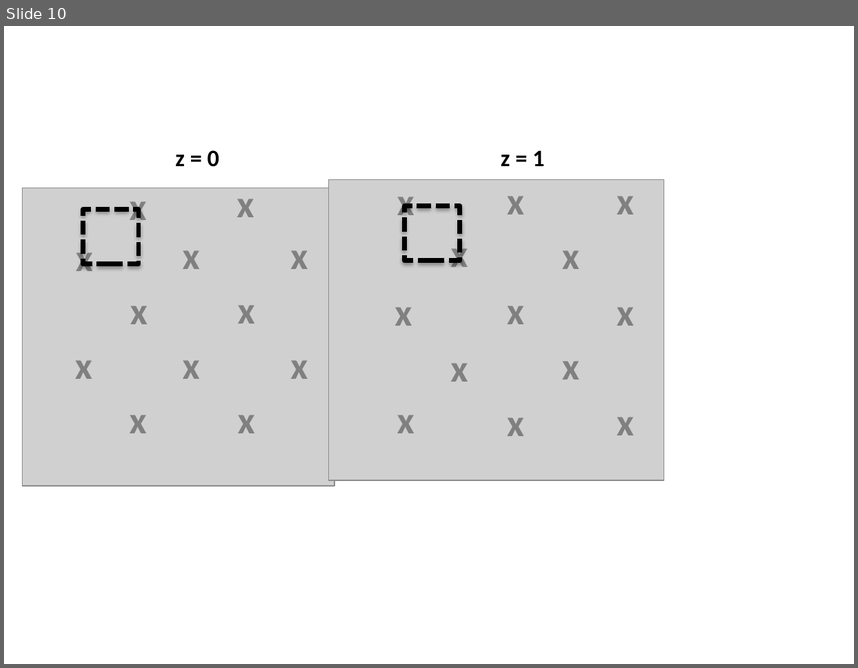
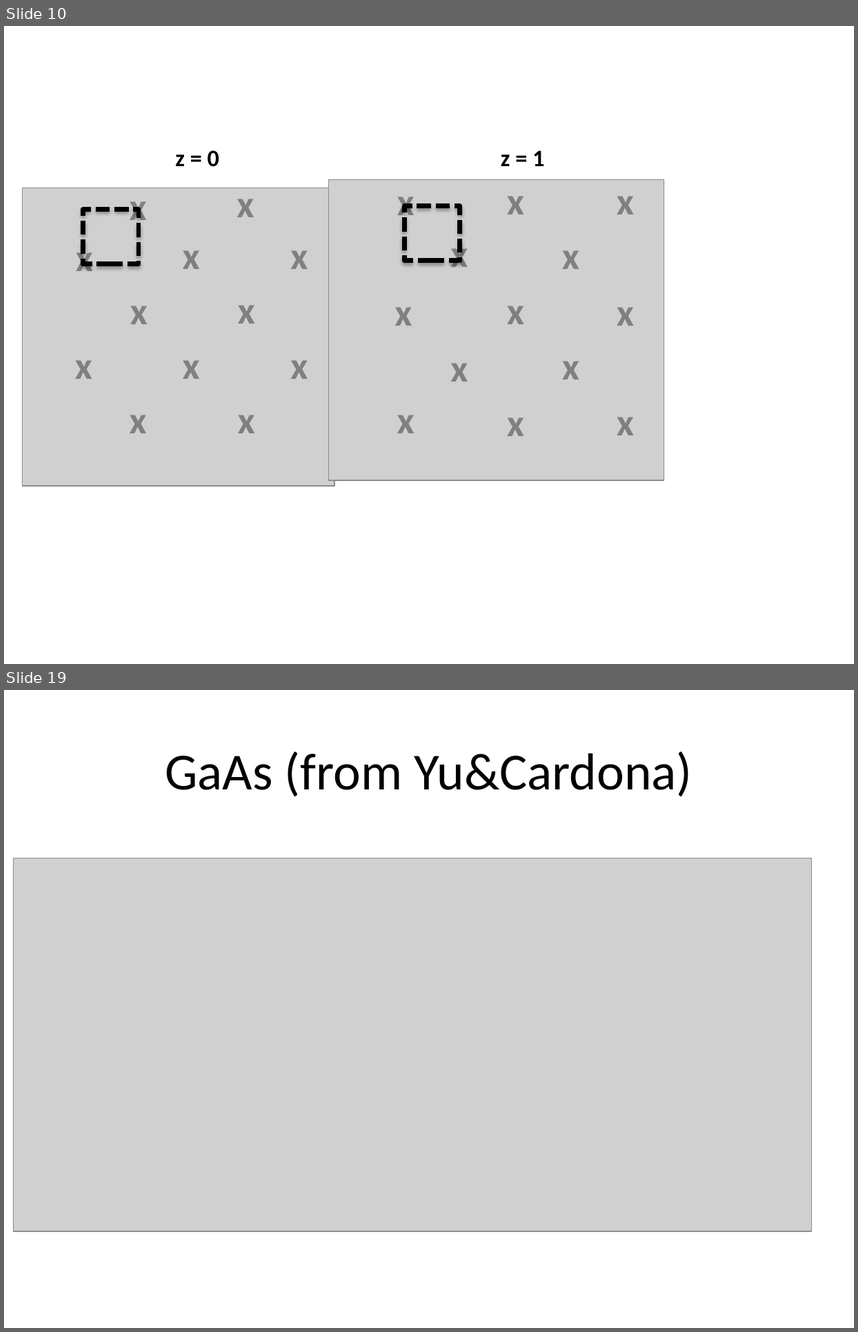
Before and after one commit to skw32/transfer_report, a slide deck: figures.pptx. Shown one above the other, each under a label of ours: slide 10 before the commit, slides 10 and 19 after it; the slides between them are not shown. The pictures are 858x668 and 858x1332 pixels, drawn with LibreOffice and Linux fonts; fonts in the diff are those of the drawing; grey boxes stand for pictures. Boxes give left, top, right and bottom in pixels: in the first picture for what was removed or moved away, otherwise in the second. Text is boxed around its words. In the diff, an @@ line names an element or a change of style, - is before the commit and + after.

```diff
--- a/figures.pptx
+++ b/figures.pptx
@@ slide 19 added at <box>4,690,854,1328</box>, background #FFFFFF @@
@@ title added at <box>165,751,692,797</box>, 44 pt, text #000000 @@
+GaAs (from Yu&Cardona)
@@ picture added at <box>14,858,811,1232</box> @@
```
Also in this commit, not shown: 3 slides changed, 6 other slides added, 7 other files.
